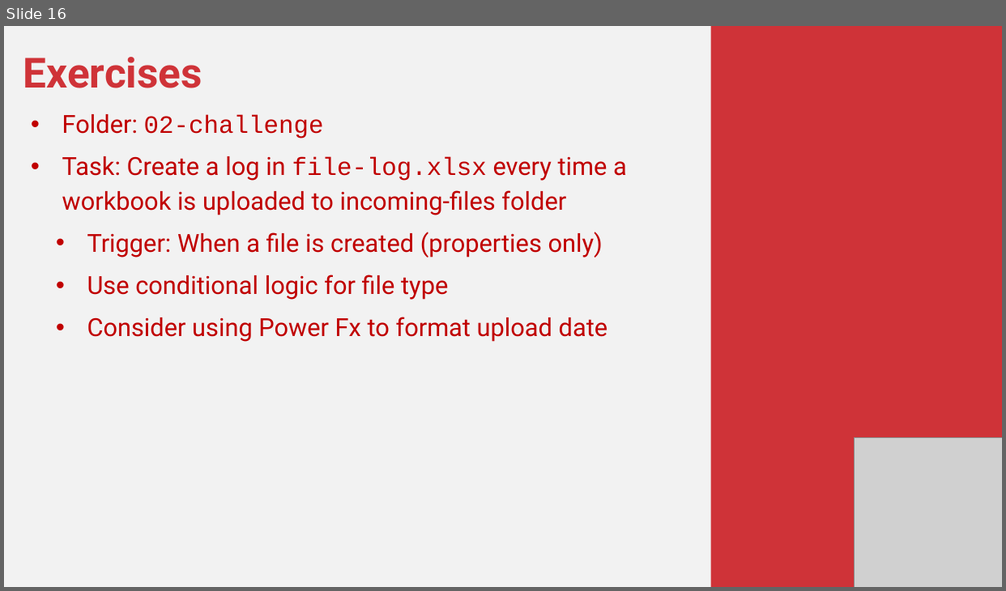
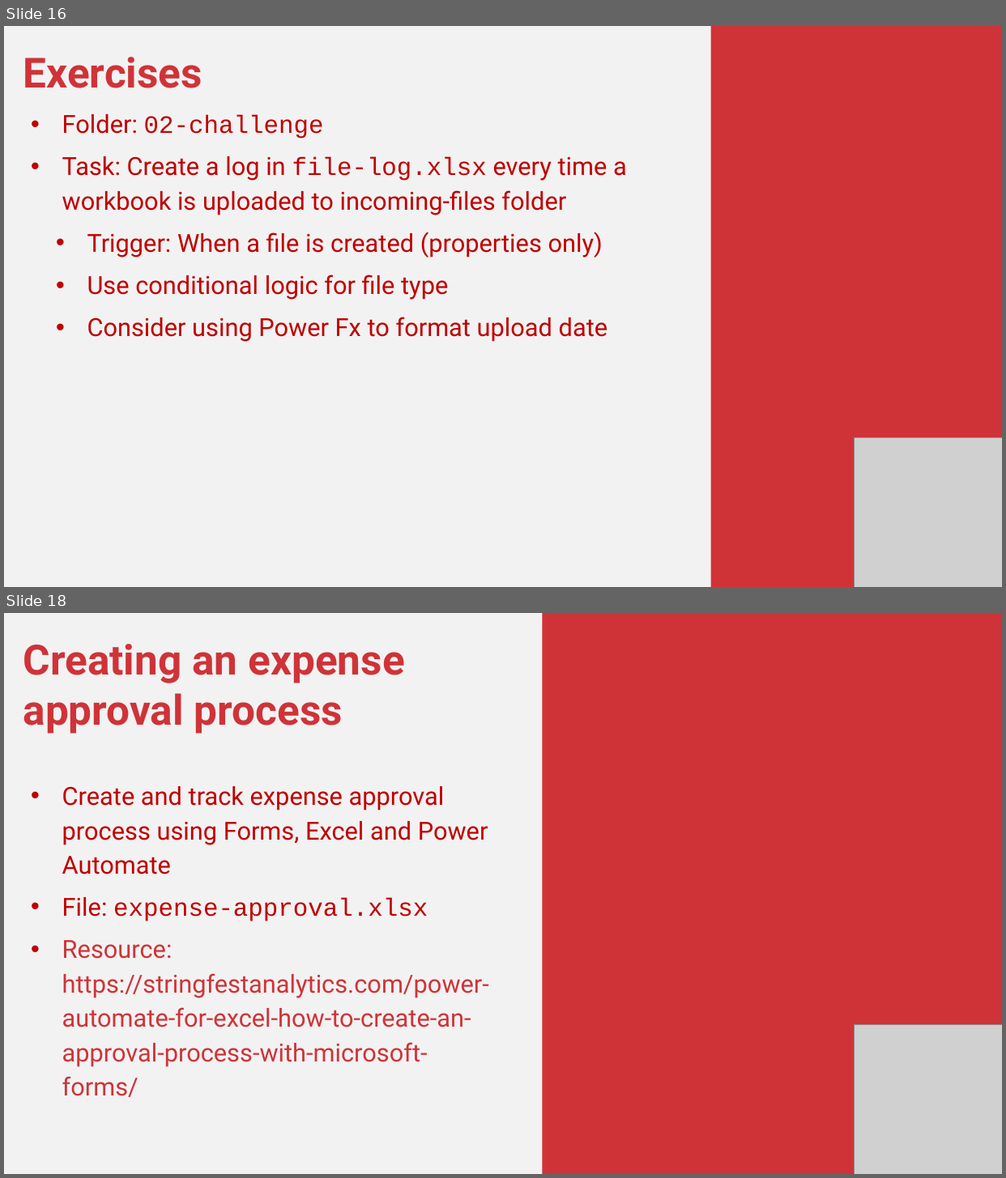
Before and after one commit to stringfestdata/power-automate-for-excel-masterclass, a slide deck: power-automate-for-excel-masterclass.pptx. Shown one above the other, each under a label of ours: slide 16 before the commit, slides 16 and 18 after it; the slides between them are not shown. The pictures are 1006x591 and 1006x1178 pixels, drawn with LibreOffice and Linux fonts; fonts in the diff are those of the drawing; grey boxes stand for pictures. Boxes give left, top, right and bottom in pixels: in the first picture for what was removed or moved away, otherwise in the second. Text is boxed around its words. In the diff, an @@ line names an element or a change of style, - is before the commit and + after.

```diff
--- a/power-automate-for-excel-masterclass.pptx
+++ b/power-automate-for-excel-masterclass.pptx
@@ slide 18 added at (4, 613, 1002, 1174), background #F2F2F2 @@
@@ rectangle added at (542, 613, 1002, 1174), fill #CF3338 @@
@@ text added at (23, 644, 489, 1097), 36 pt, text #CF3338 @@
+Creating an expense approval process
+• Create and track expense approval process using Forms, Excel and Power Automate
+• File: expense-approval.xlsx
+• Resource: https://stringfestanalytics.com/power-automate-for-excel-how-to-create-an-approval-process-with-microsoft-forms/
@@ picture added at (854, 1024, 1002, 1174) @@
```
Also in this commit, not shown: 7 slides changed, 2 other slides added, 8 slides removed, 7 other files.
